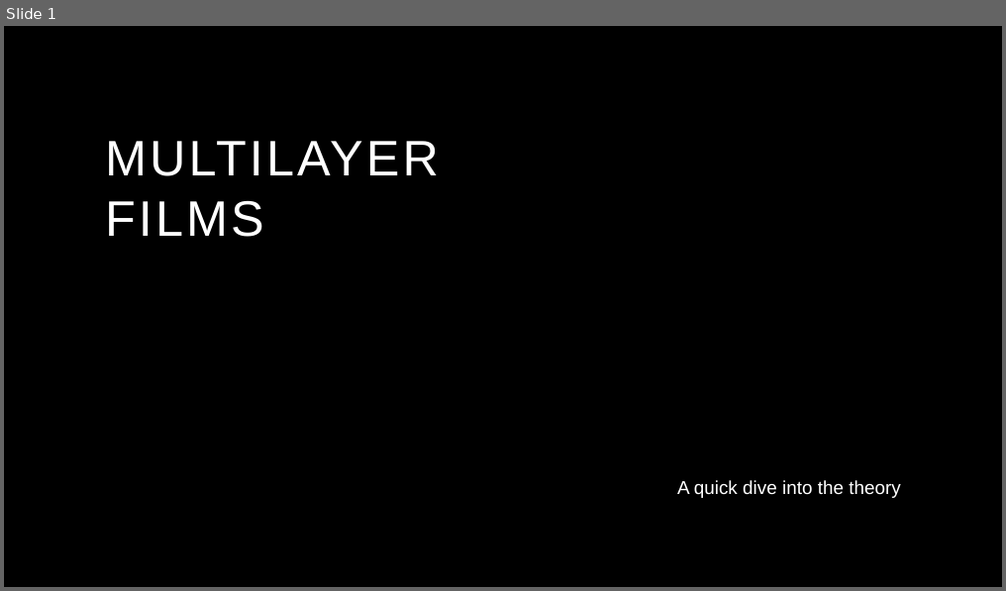
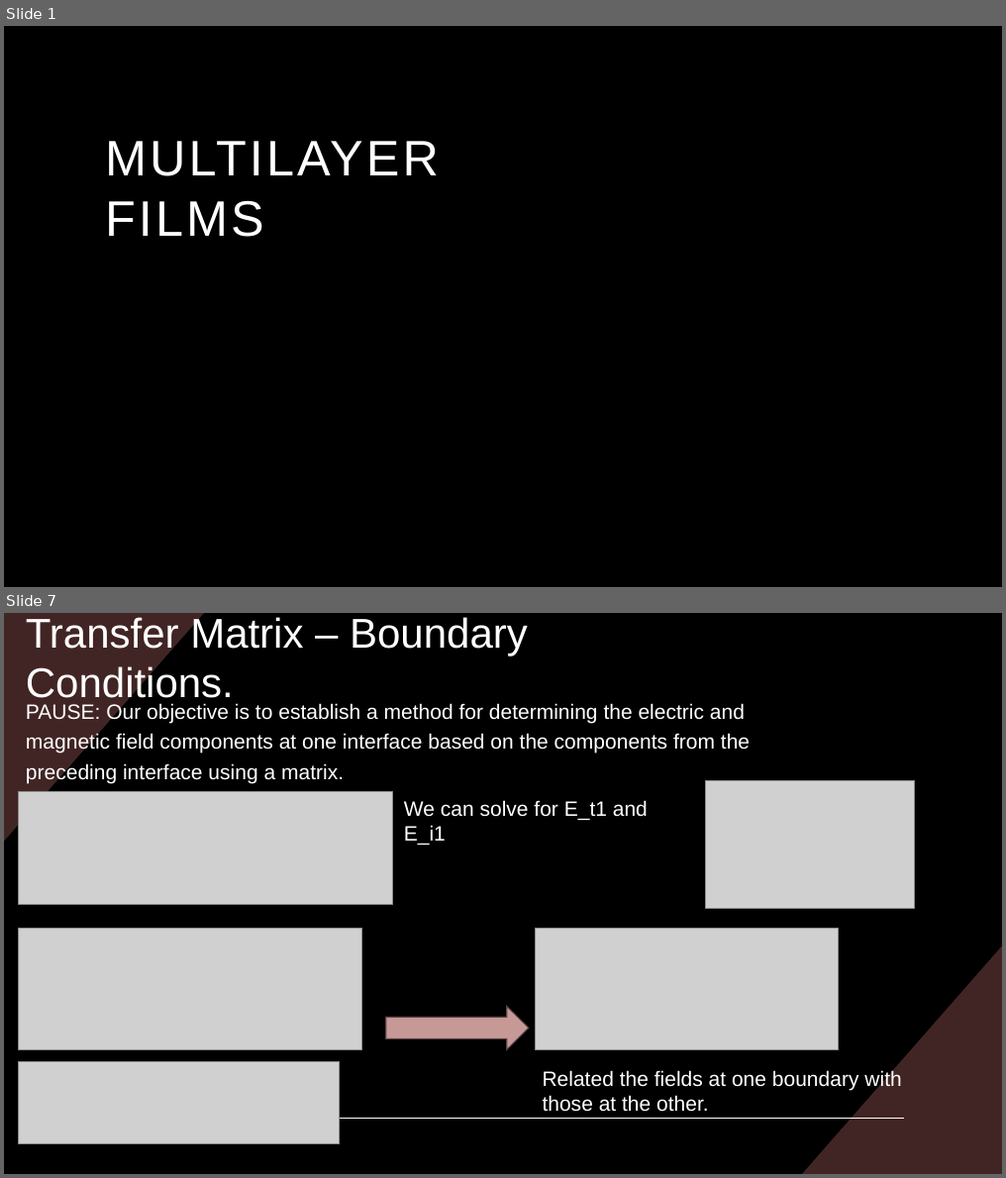
Before and after one commit to Collins-kariuk/Physics-Thesis-PDRCs, a slide deck: Presentations/Theory of Multilayer Films.pptx. Shown one above the other, each under a label of ours: slide 1 before the commit, slides 1 and 7 after it; the slides between them are not shown. The pictures are 1006x591 and 1006x1178 pixels, drawn with LibreOffice and Linux fonts; fonts in the diff are those of the drawing; grey boxes stand for pictures; background and template pictures are left out. Boxes give left, top, right and bottom in pixels: in the first picture for what was removed or moved away, otherwise in the second. Text is boxed around its words. In the diff, an @@ line names an element or a change of style, - is before the commit and + after.

```diff
--- a/Presentations/Theory of Multilayer Films.pptx
+++ b/Presentations/Theory of Multilayer Films.pptx
@@ slide 7 added at bbox=[4, 613, 1002, 1174], background #000000 @@
@@ freeform shape added at bbox=[4, 613, 204, 842], fill #412524 @@
@@ title added at bbox=[26, 614, 528, 705], 40 pt, text #FFFFFF @@
+Transfer Matrix – Boundary Conditions.
@@ text added at bbox=[26, 703, 749, 783], 20 pt, text #FFFFFF @@
+PAUSE: Our objective is to establish a method for determining the electric and magnetic field components at one interface based on the components from the preceding interface using a matrix.
@@ picture added at bbox=[706, 780, 915, 908] @@
@@ picture added at bbox=[18, 792, 392, 905] @@
@@ text added at bbox=[404, 800, 648, 846], 20 pt, text #FFFFFF @@
+We can solve for E_t1 and E_i1
@@ picture added at bbox=[18, 928, 362, 1051] @@
@@ picture added at bbox=[535, 928, 839, 1051] @@
@@ freeform shape added at bbox=[802, 947, 1002, 1174], fill #412524 @@
@@ right arrow added at bbox=[386, 1006, 528, 1050], fill #C69896, outline #574342 1 pt @@
@@ picture added at bbox=[18, 1062, 340, 1145] @@
@@ text added at bbox=[543, 1069, 901, 1112], 20 pt, text #FFFFFF @@
+Related the fields at one boundary with those at the other.
@@ line added from (105, 1118) to (904, 1118), #FFFFFF 1 pt @@
@@ slide 1 changed as well @@
@@ subtitle removed at bbox=[677, 480, 900, 498] @@
-A quick dive into the theory
```
Also in this commit, not shown: 2 other slides changed, 11 other slides added, 1 slide removed, 2 other files.
